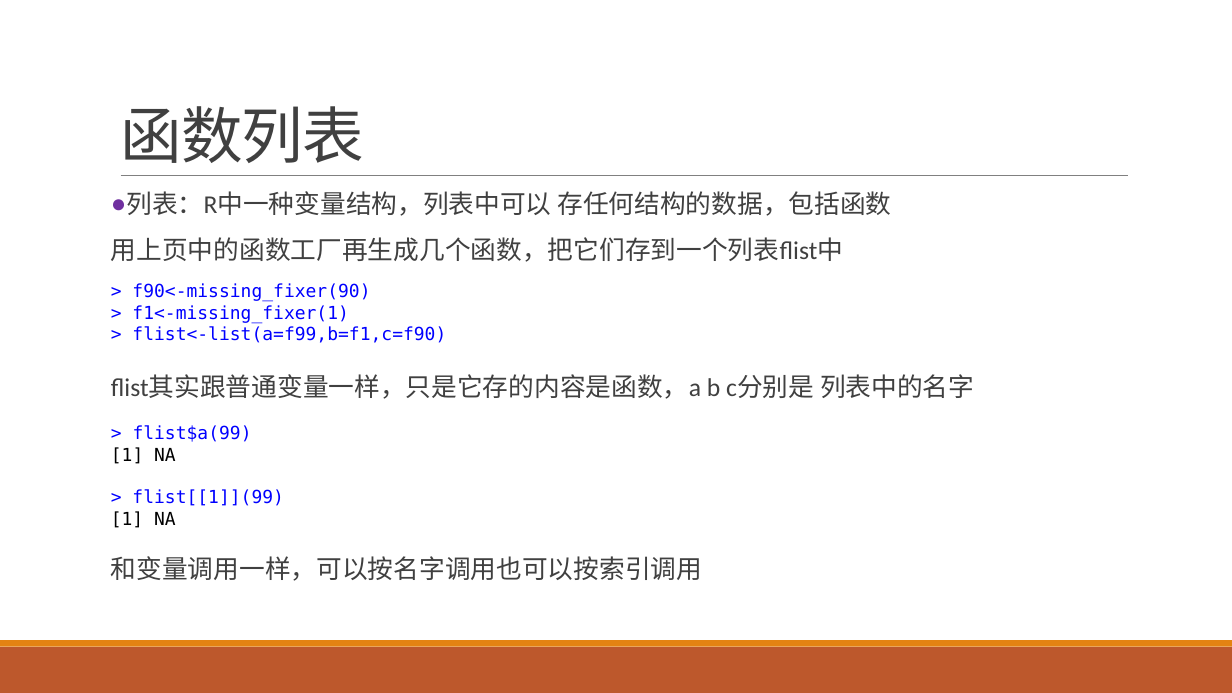
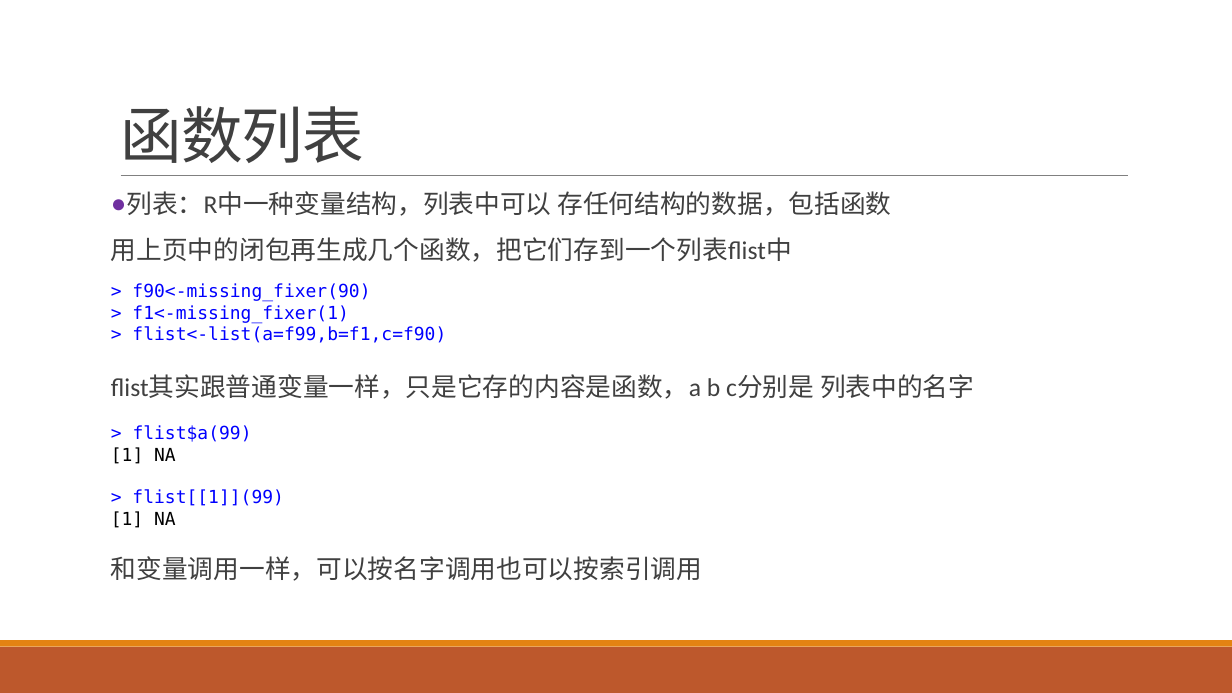
Before and after one commit to exoplanetX/DataAnalytics, a slide deck: slide 12 of 实验-6-函数式编程.pptx. Drawn at 1232x693 pixels with LibreOffice and Linux fonts; fonts in the diff are those of the drawing. Boxes give left, top, right and bottom in pixels: in the first picture for what was removed or moved away, otherwise in the second. Text is boxed around its words. In the diff, an @@ line names an element or a change of style, - is before the commit and + after.

Commit message:
订正错别字
订正ppt中的错别字和病句

```diff
--- a/实验-6-函数式编程.pptx
+++ b/实验-6-函数式编程.pptx
@@ text at [111, 237, 792, 262]: text changed @@
-用上页中的函数工厂再生成几个函数，把它们存到一个列表flist中
+用上页中的闭包再生成几个函数，把它们存到一个列表flist中
```
Also in this commit, not shown: 9 other slides changed, 1 other file.
